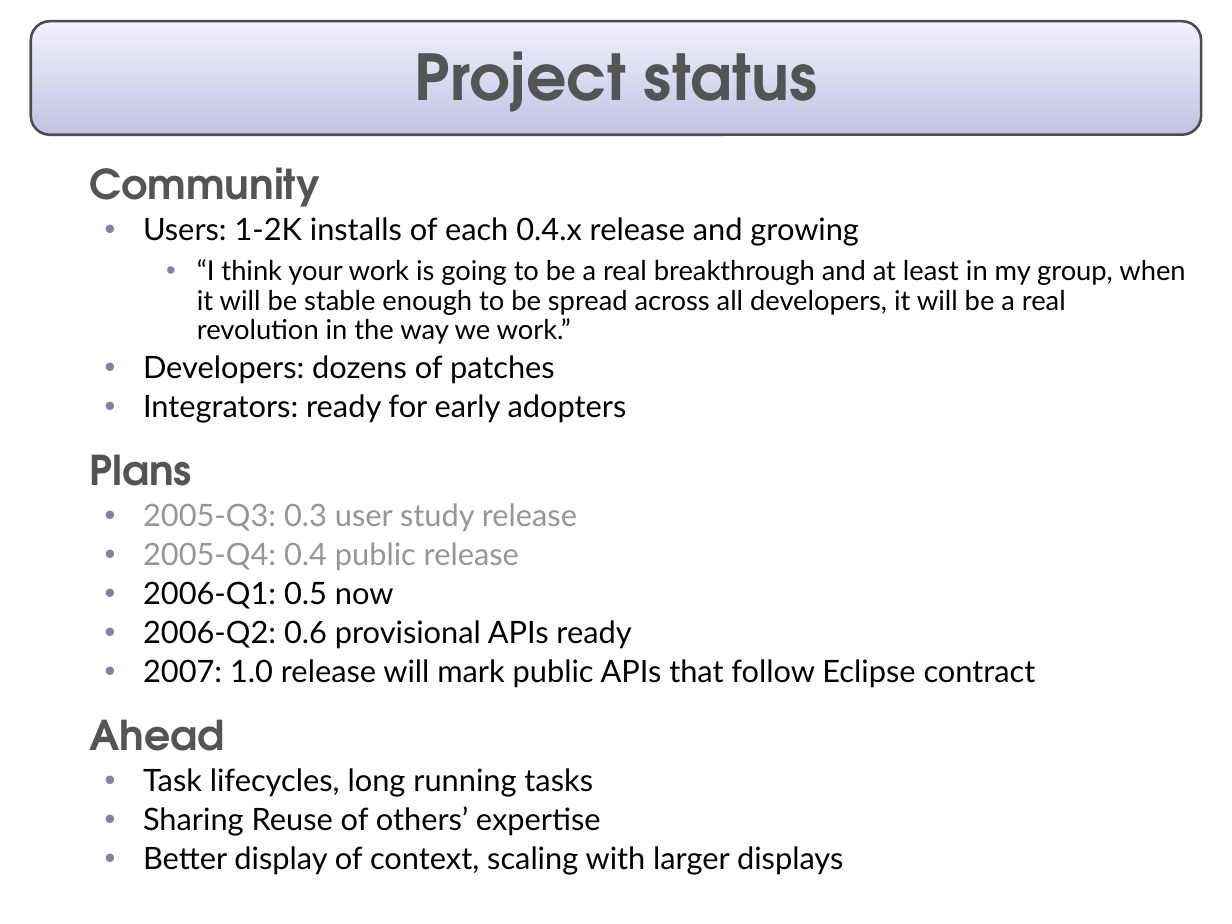
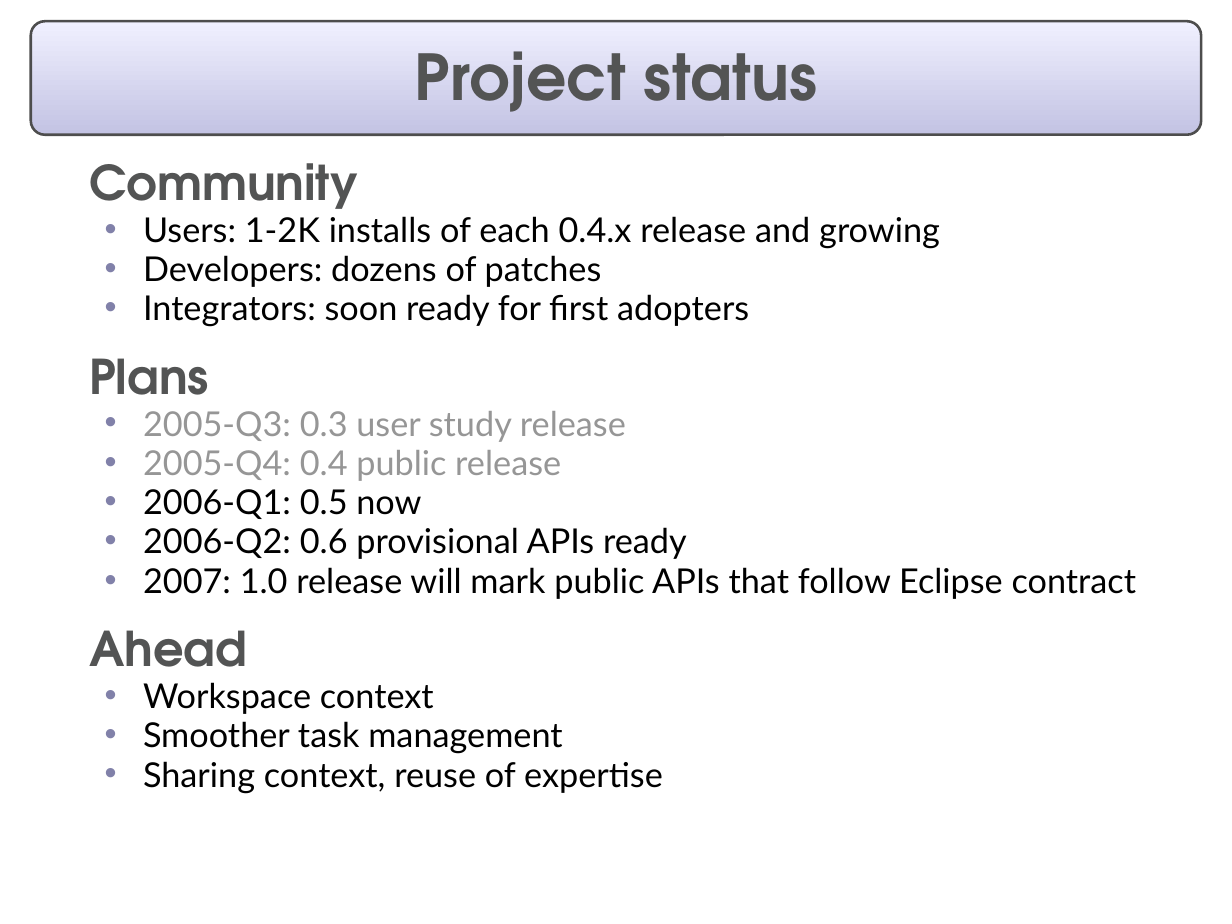
Before and after one commit to eclipse-mylyn/mylyn-website, a slide deck: slide 18 of publications/2006-03-mylar-eclipsecon.ppt (slide 17 before the commit). Drawn at 1232x924 pixels with LibreOffice and Linux fonts; fonts in the diff are those of the drawing. Boxes give left, top, right and bottom in pixels: in the first picture for what was removed or moved away, otherwise in the second. Text is boxed around its words. In the diff, an @@ line names an element or a change of style, - is before the commit and + after.

Commit message:
Progress on: prepare eclipsecon talk and slides

```diff
--- a/publications/2006-03-mylar-eclipsecon.ppt
+++ b/publications/2006-03-mylar-eclipsecon.ppt
@@ rounded rectangle at bbox=[31, 21, 1201, 134]: proportions changed @@
@@ text at bbox=[89, 163, 1137, 686]: size 24 to 28 pt in "Community", "Plans", "Ahead"; size 18 to 20 pt in "Users: 1-2K installs of each 0.4.x release ...", "Developers: dozens of patches", "2005-Q3: 0.3 user study release", "2005-Q4: 0.4 public release" and 3 more places; line spacing 0.9 to 0.8; more space between paragraphs @@
@@ text at bbox=[197, 259, 1185, 344]: paragraph removed @@
-    • “I think your work is going to be a real breakthrough and at least in my group, when it will be stable enough to be spread across all developers, it will be a real revolution in the way we work.”
@@ text at bbox=[143, 294, 749, 327]: text changed; size 18 to 20 pt @@
-  • Integrators: ready for early adopters
+  • Integrators: soon ready for first adopters
@@ text at bbox=[143, 682, 663, 793]: text changed; size 18 to 20 pt @@
-  • Task lifecycles, long running tasks
-  • Sharing Reuse of others’ expertise
-  • Better display of context, scaling with larger displays
+  • Workspace context
+  • Smoother task management
+  • Sharing context, reuse of expertise
```
Also in this commit, not shown: 17 other slides changed, 2 slides added, 2 slides removed.
